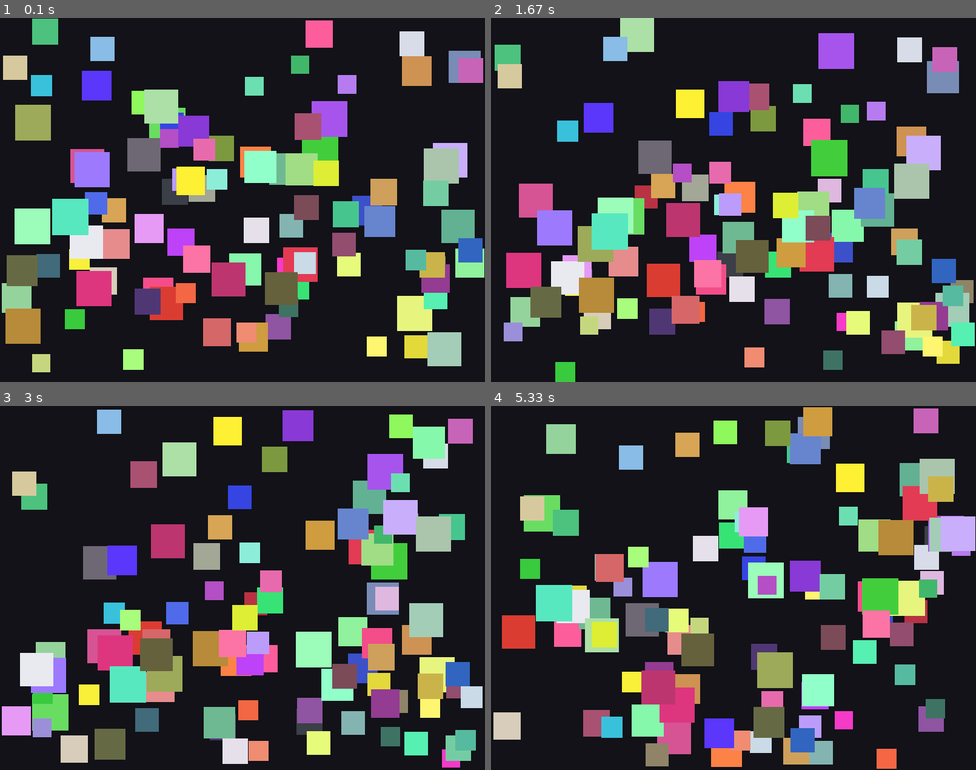
Above: before the commit, frames 1-4 (two rows, left to right).
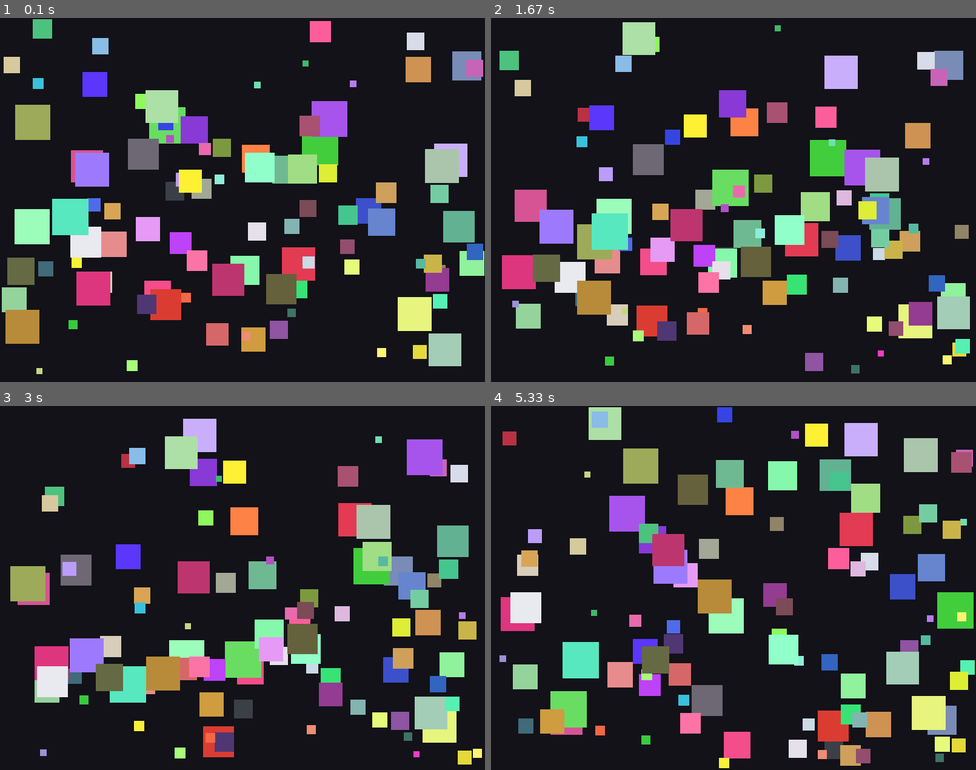
Above: after the commit, the same moments.

Repository: Fate-amp/lab8-pygame
Game: pygame game, started from main.py
Two runs of this game, one before a commit and one after it. Both use one fixed random seed, a clock stepped at 60 frames per second and the inputs below.
Inputs:
- Up to frame 1 (0.1 s): no input
- Up to frame 2 (1.67 s): no input
- Up to frame 3 (3 s): no input
- Up to frame 4 (5.33 s): no input

The runs differ from the first frame. In frame 1, 11% of the frame differs, in the area x 0-100%, y 0-98%; in frame 2, 31%; in frame 3, 44%; in frame 4, 50%, in the area x 0-100%, y 0-100%.

Commit message:
feat: implement fleeing(buggy)

Diff:
--- a/main.py
+++ b/main.py
@@ -12,7 +12,7 @@
 SQUARE_COUNT = 100
 SQUARE_SIZE = 30
 SQUARE_SIZE_MAX=60
-SQUARE_SIZE_MIN=30
+SQUARE_SIZE_MIN=10
 MAX_SPEED = 15
 VELOCITY_CHANGE_CHANCE = 0.03
 
@@ -33,7 +33,7 @@
 			random.randint(50, 255),
 		)
 
-	def update(self) -> None:
+	def update(self,squares) -> None:
 		# Sometimes slightly change direction to look more random.
 		if random.random() < VELOCITY_CHANGE_CHANCE:
 			self.vx += random.choice([-1, 0, 1])*(self.size/SQUARE_SIZE_MAX)
@@ -69,6 +69,19 @@
 			self.y = HEIGHT - self.size
 			self.vy *= -1
 
+		# Trying to implement the fleeing feature
+		for threat in squares:
+			if threat is self:
+				continue
+			threat_center=pygame.Vector2((threat.x)+(threat.size/2),(threat.y)+(threat.size/2))
+			square_center=pygame.Vector2((self.x)+(self.size/2),(self.y)+(self.size/2))
+			distance_vector=square_center-threat_center
+			distance_vector_norm=distance_vector.magnitude()
+			if 0<distance_vector_norm<10:
+				speed=pygame.Vector2(self.vx,self.vy).magnitude()
+				self.vx=speed*(distance_vector.normalize().x)
+				self.vy=speed*(distance_vector.normalize().y)
+
 	def draw(self, surface: pygame.Surface) -> None:
 		x=self.x+(random.choice([1,-1])*(self.size/SQUARE_SIZE_MAX*1))
 		y=self.y+(random.choice([1,-1])*(self.size/SQUARE_SIZE_MAX*1))
@@ -95,7 +108,7 @@
 				running = False
 
 		for square in squares:
-			square.update()
+			square.update(squares)
 
 		screen.fill((18, 18, 24))
 		for square in squares:
Not shown, changed: JOURNAL.md
